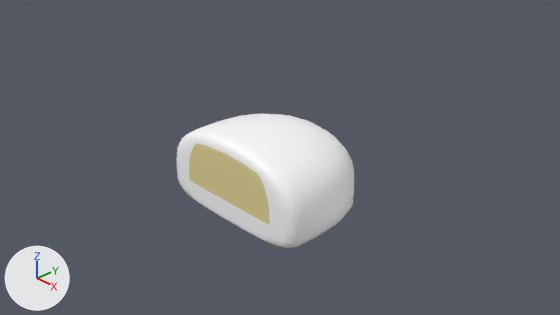
Before and after pictures for a commit that changed the Blender file Models/bread.blend.
Camera for both pictures: the file's camera 'Camera'. Every picture has the same lights, and +X, +Y and +Z are marked at lower left.
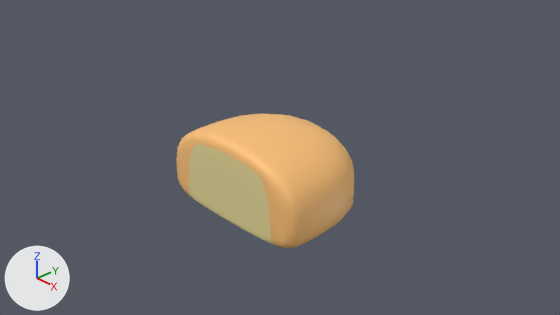
The change in detail:
Picture 'bread1' (img_bread1) is new.
In material 'bread' (mat_bread), base_color is no longer (1.0, 1.0, 1.0), white #ffffff.
In material 'bread' (mat_bread), texture is now set to img_bread1.

What differs and where, as boxes [x1, y1, x2, y2] in the pictures (560 x 315 px):
'Cube', surface changed (white to beige): [176, 113, 354, 248] in both
